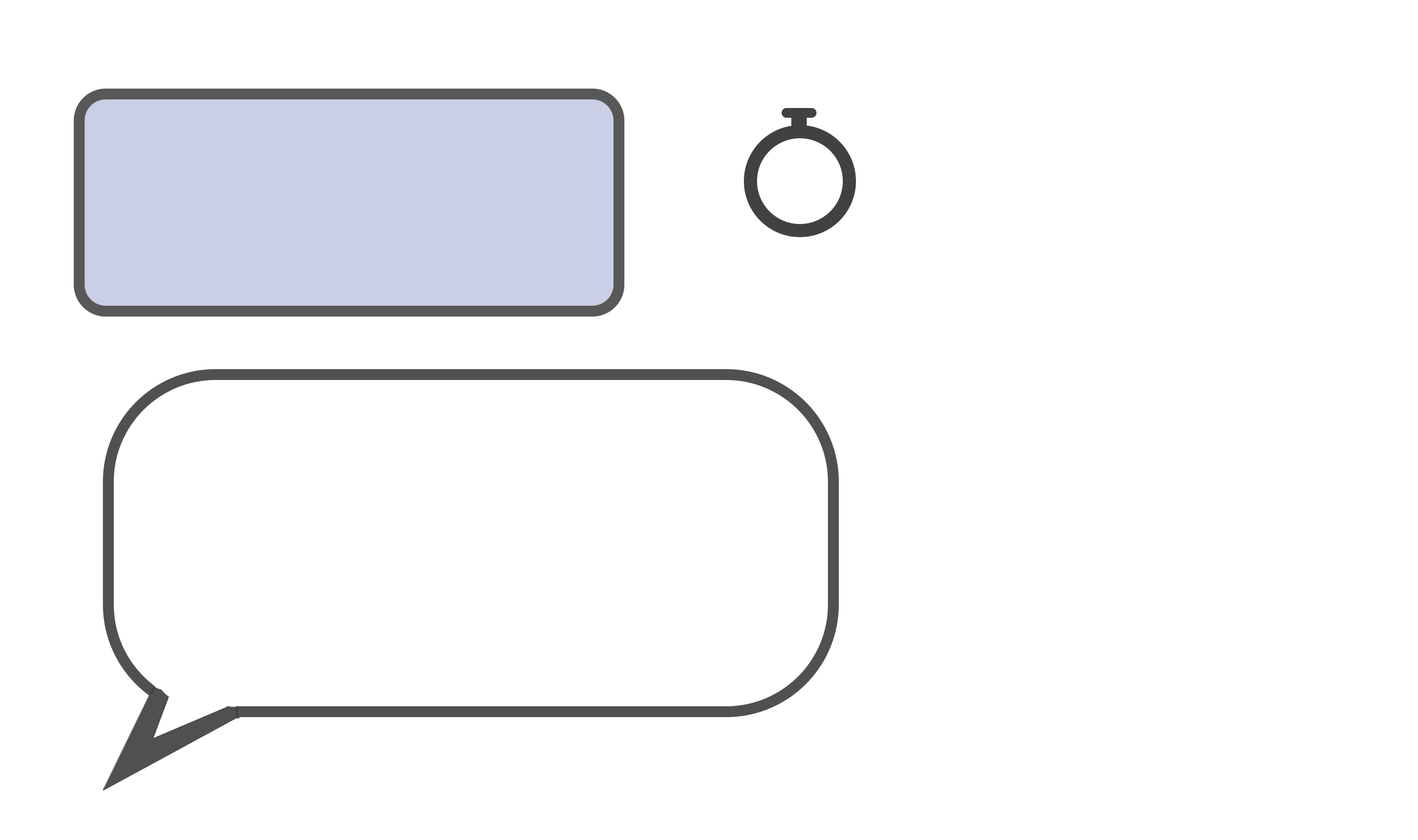
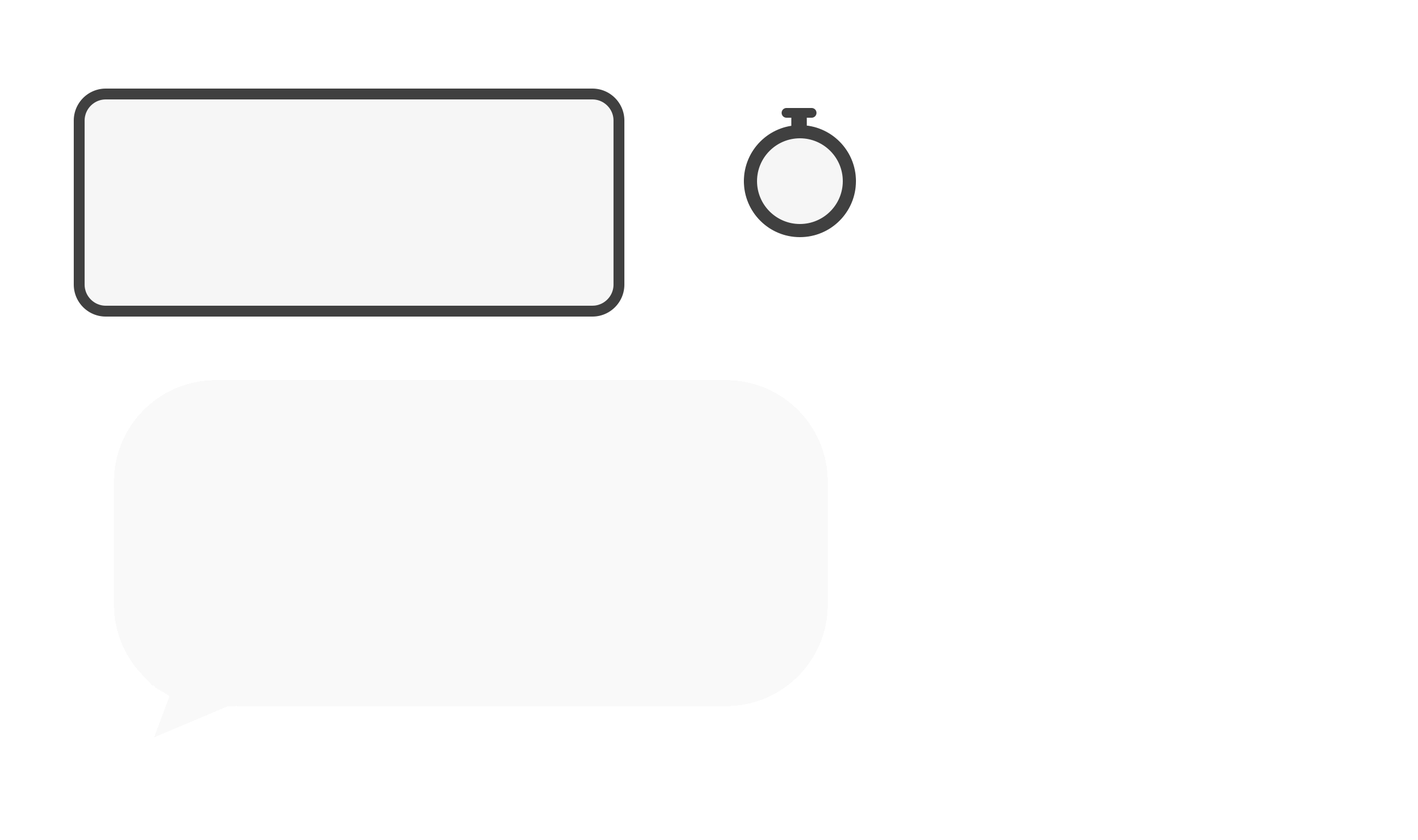
The second (1418, 840) image is a revision of the first. Changes to its layers:
painted on "Ellipse 1" over <box>756,138,843,225</box>
"Rectangle 1": opacity 92% → 100%, painted on it over <box>102,369,839,792</box>
renamed "Rounded Rectangle 2" to "Rectangle 1 copy", opacity 92% → 65%, painted on it over <box>102,369,839,792</box>
"Rounded Rectangle 1": opacity 88% → 100%, painted on it over <box>73,88,625,317</box>
